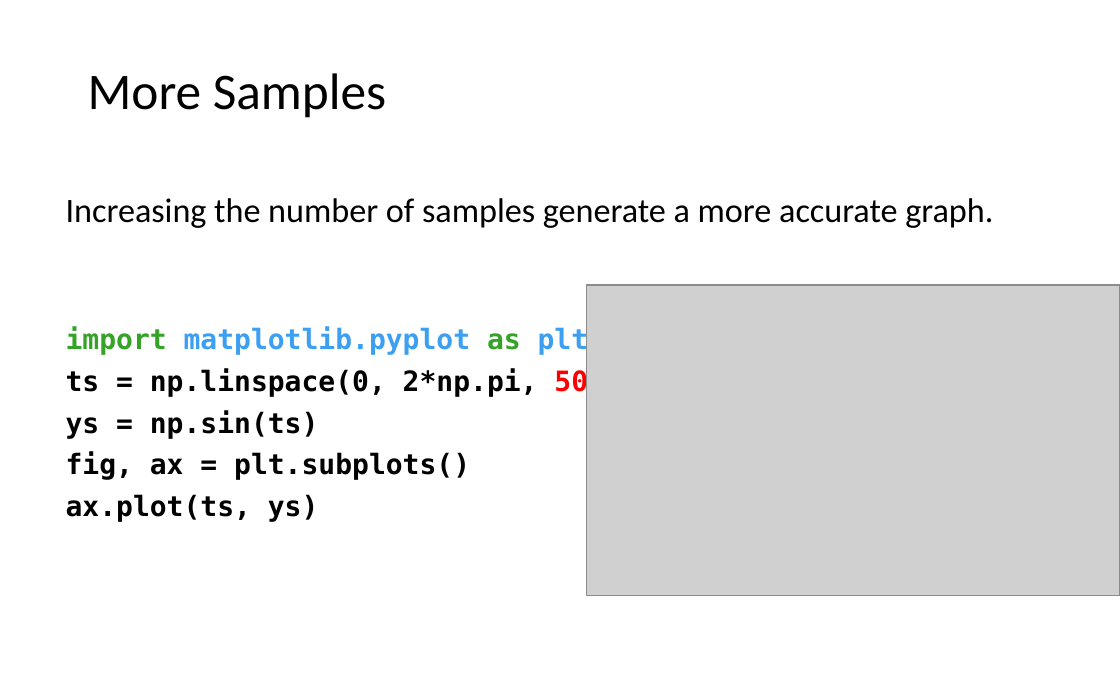
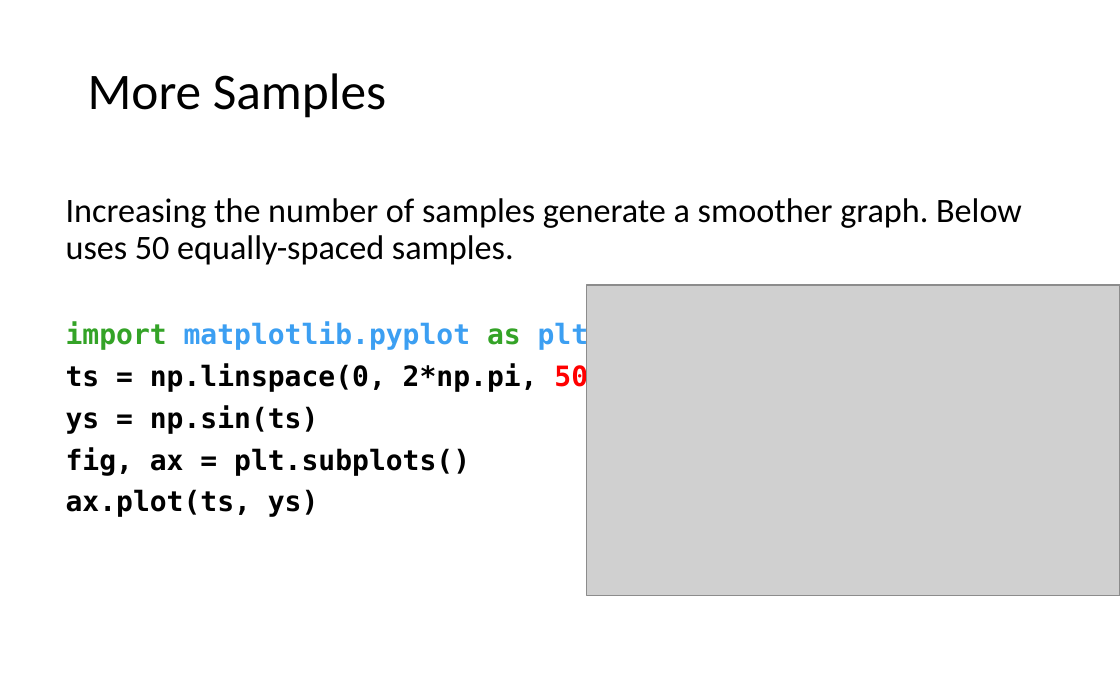
Before and after one commit to LongBaoNguyen/longbaonguyen.github.io, a slide deck: slide 15 of courses/apcsp/lect16.pptx (slide 12 before the commit). Drawn at 1120x700 pixels with LibreOffice and Linux fonts; fonts in the diff are those of the drawing; grey boxes stand for pictures; background and template pictures are left out. Boxes give left, top, right and bottom in pixels: in the first picture for what was removed or moved away, otherwise in the second. Text is boxed around its words. In the diff, an @@ line names an element or a change of style, - is before the commit and + after.

```diff
--- a/courses/apcsp/lect16.pptx
+++ b/courses/apcsp/lect16.pptx
@@ text at [66,198,1022,265]: text changed @@
-Increasing the number of samples generate a more accurate graph.
+Increasing the number of samples generate a smoother graph. Below uses 50 equally-spaced samples.
```
Also in this commit, not shown: 3 other slides changed, 3 slides added, 4 slides removed, 10 other files.
